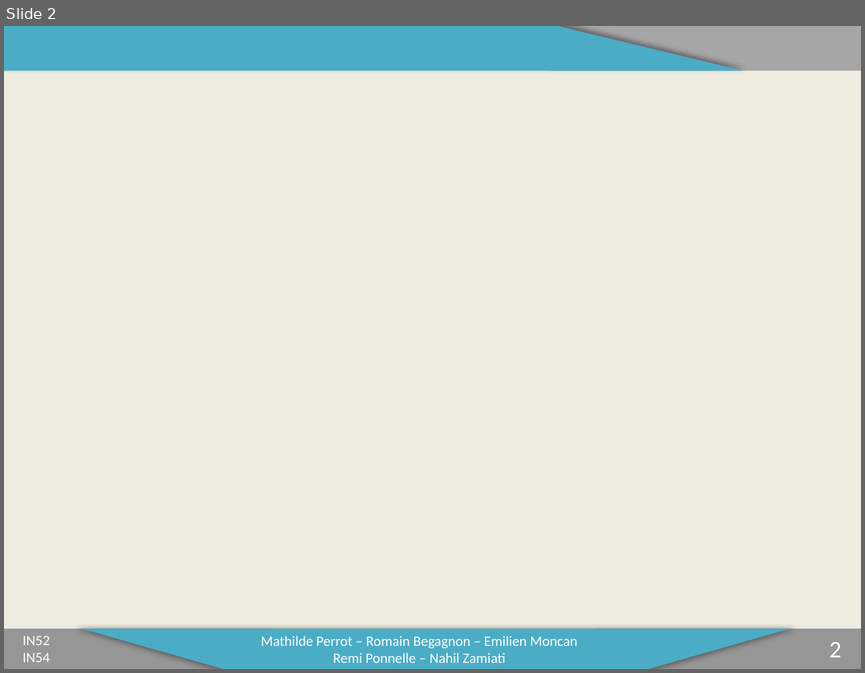
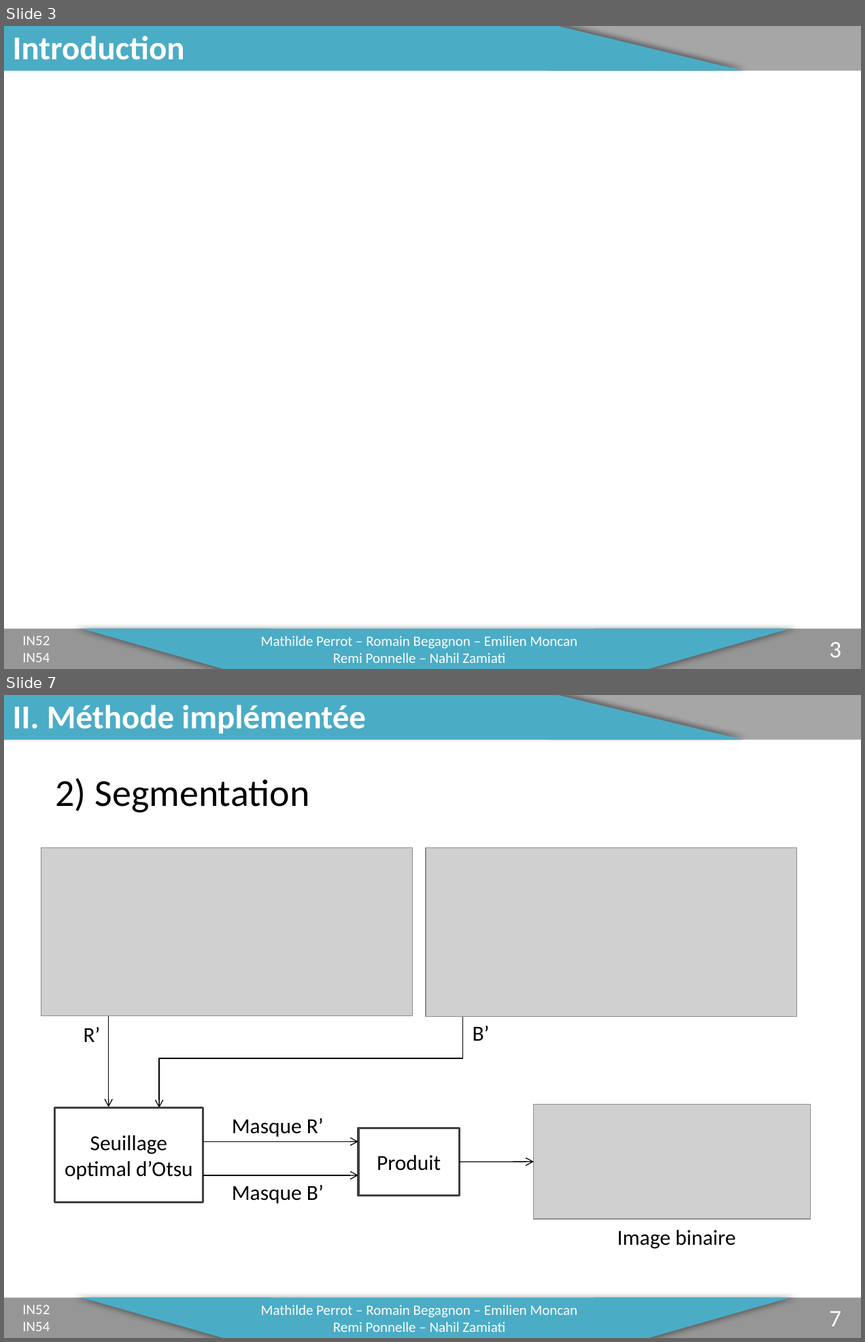
Before and after one commit to mathper/IN, a slide deck: Soutenance.pptx. Shown one above the other, each under a label of ours: slide 2 before the commit, slides 3 and 7 after it; the slides between them are not shown. The pictures are 865x673 and 865x1342 pixels, drawn with LibreOffice and Linux fonts; fonts in the diff are those of the drawing; grey boxes stand for pictures; background and template pictures are left out. Boxes give left, top, right and bottom in pixels: in the first picture for what was removed or moved away, otherwise in the second. Text is boxed around its words. In the diff, an @@ line names an element or a change of style, - is before the commit and + after.

Commit message:
Diapo - partie Méthode implémentée

```diff
--- a/Soutenance.pptx
+++ b/Soutenance.pptx
@@ slide 7 added at [4,695,861,1338], background #FFFFFF; not listed: 5 template elements that a slide beside it also shows @@
@@ title added at [13,705,366,734], 28 pt, text #FFFFFF, bold @@
+II. Méthode implémentée
@@ text added at [56,778,310,813], 32 pt, text #000000 @@
+2) Segmentation
@@ picture added at [41,847,412,1015] @@
@@ picture added at [426,847,797,1016] @@
@@ arrow added from (109, 1009) to (109, 1107), #000000 0.75 pt @@
@@ elbow arrow added from (462, 1008) to (159, 1107), #000000 0.75 pt @@
@@ text added at [84,1027,101,1042], 18 pt, text #000000 @@
+R’
@@ text added at [473,1025,490,1040], 18 pt, text #000000 @@
+B’
@@ rectangle added at [54,1107,203,1202], fill #FFFFFF, outline #404040 2 pt, 18 pt, text #000000 @@
+Seuillage optimal d’Otsu
@@ text added at [232,1118,324,1136], 18 pt, text #000000 @@
+Masque R’
@@ picture added at [534,1104,810,1219] @@
@@ arrow added from (203, 1141) to (358, 1141), #000000 0.75 pt @@
@@ rectangle added at [358,1127,459,1195], fill #FFFFFF, outline #404040 2 pt, 18 pt, text #000000 @@
+Produit
@@ arrow added from (459, 1161) to (534, 1161), #000000 0.75 pt @@
@@ arrow added from (203, 1175) to (358, 1175), #000000 0.75 pt @@
@@ text added at [232,1185,324,1203], 18 pt, text #000000 @@
+Masque B’
@@ text added at [617,1229,736,1249], 18 pt, text #000000 @@
+Image binaire
@@ text added at [22,1304,50,1331], 12 pt, text #FFFFFF @@
+IN52
+IN54
@@ text added at [261,1304,577,1331], 12 pt, text #FFFFFF @@
+Mathilde Perrot – Romain Begagnon – Emilien Moncan
+Remi Ponnelle – Nahil Zamiati
@@ page number added at [829,1310,841,1326], 20 pt, text #FFFFFF @@
+7
@@ what was slide 2 is now slide 3 @@
@@ slide 3 changed as well @@
@@ background #EEECE1 to #FFFFFF @@
@@ title added at [13,36,185,60], 28 pt, text #FFFFFF, bold @@
+Introduction
@@ page number at [829,641,841,657]: text changed @@
-2
+3
```
Also in this commit, not shown: 1 other slide changed, 7 other slides added.
